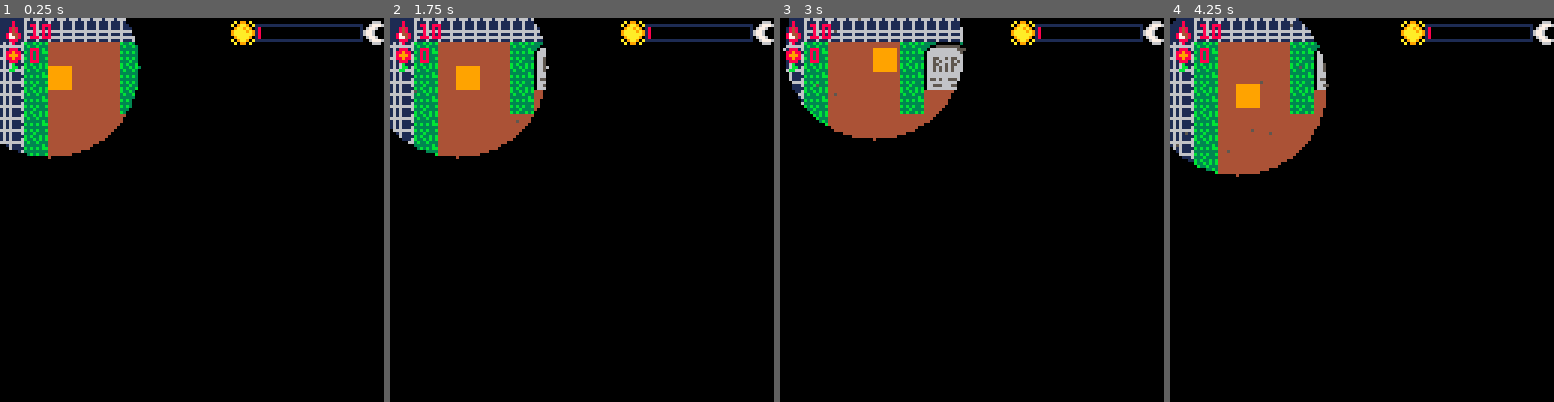
Above: before the commit, frames 1-4 (left to right).
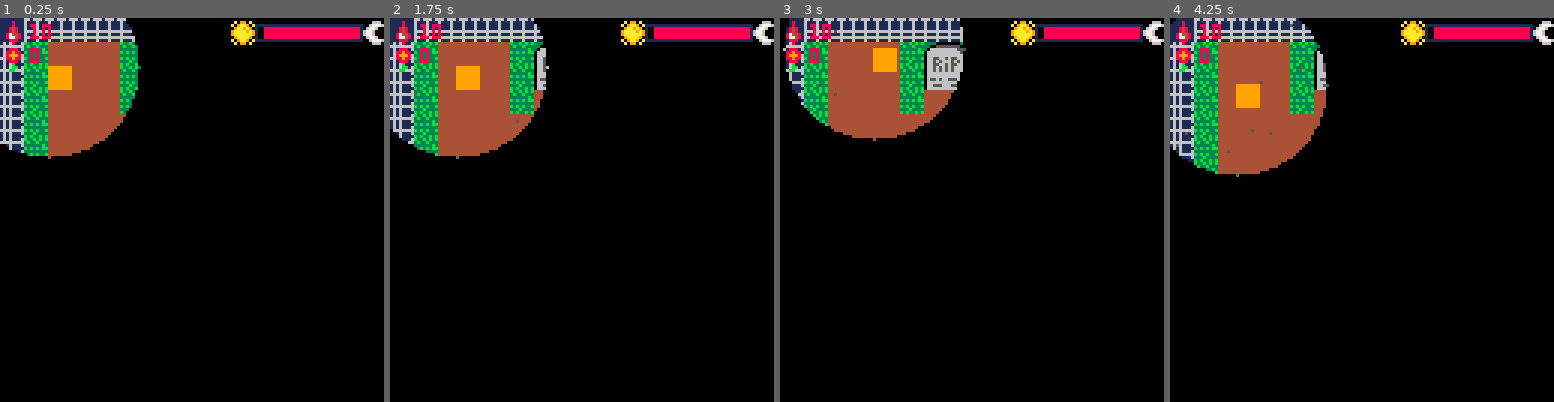
Above: after the commit, the same moments.

Repository: CarlaTabet/BitsAndBytes
Game: PICO-8 cartridge game.p8
The game is run twice, just before and just after one commit, with the same random seed, the same clock (stepped at 60 frames per second) and the same inputs.
Inputs:
- Up to frame 1 (0.25 s): no input
- Up to frame 2 (1.75 s): tap X (X key) at 0.33, 1.07 s; tap O (Z key) at 0.7, 1.7 s; hold Right from 1.6 s (still down)
- Up to frame 3 (3 s): tap X (X key) at 1.85, 2.97 s; release Right at 2.1 s; tap O (Z key) at 2.1, 2.5, 2.9 s; hold Up 2.15-2.42 s; hold Right from 2.47 s (still down)
- Up to frame 4 (4.25 s): release Right at 3.03 s; hold Left 3.08-3.58 s; tap O (Z key) at 3.3, 3.7, 4.1 s; hold Down 3.63-3.97 s; hold Right from 4.02 s (still down); tap X (X key) at 4.08 s

The runs differ from the first frame. In frame 1, 0.8% of the frame differs, in the area x 67-94%, y 2-6%; in frame 2, 0.8%; in frame 3, 0.8%; in frame 4, 0.8%.

Commit message:
working on time bar bug

Diff:
--- a/game.p8
+++ b/game.p8
@@ -75,7 +75,7 @@
     spawn_blood_drop(25, 58)
 				load_flowers_from_map()
     time_elapsed = 0
-    max_time = 600 * 60 -- 60 seconds at 60fps
+    max_time = 60 * 60
 end
 
 symbols = {40, 41, 42, 43, 44}
@@ -306,13 +306,21 @@
     spr(61, bar_x - 8, bar_y - 1)
     spr(62, bar_x + bar_w + 1, bar_y - 1)
 
+    -- draw outline
     rect(bar_x, bar_y, bar_x + bar_w, bar_y + bar_h, 1)
+
+    -- fill black background
     rectfill(bar_x + 1, bar_y + 1, bar_x + bar_w - 1, bar_y + bar_h - 1, 0)
 
+    -- calculate shrinking red fill from right to left
     local t = time_elapsed / max_time
     local fill_w = flr((bar_w - 2) * (1 - t))
-    rectfill(bar_x + 1, bar_y + 1, bar_x + 1 + fill_w, bar_y + bar_h - 1, 8)
-end
+
+    -- draw red bar starting from the moon side
+    local bar_right = bar_x + bar_w - 1
+    rectfill(bar_right - fill_w + 1, bar_y + 1, bar_right, bar_y + bar_h - 1, 8)
+end
+
 
 
 
